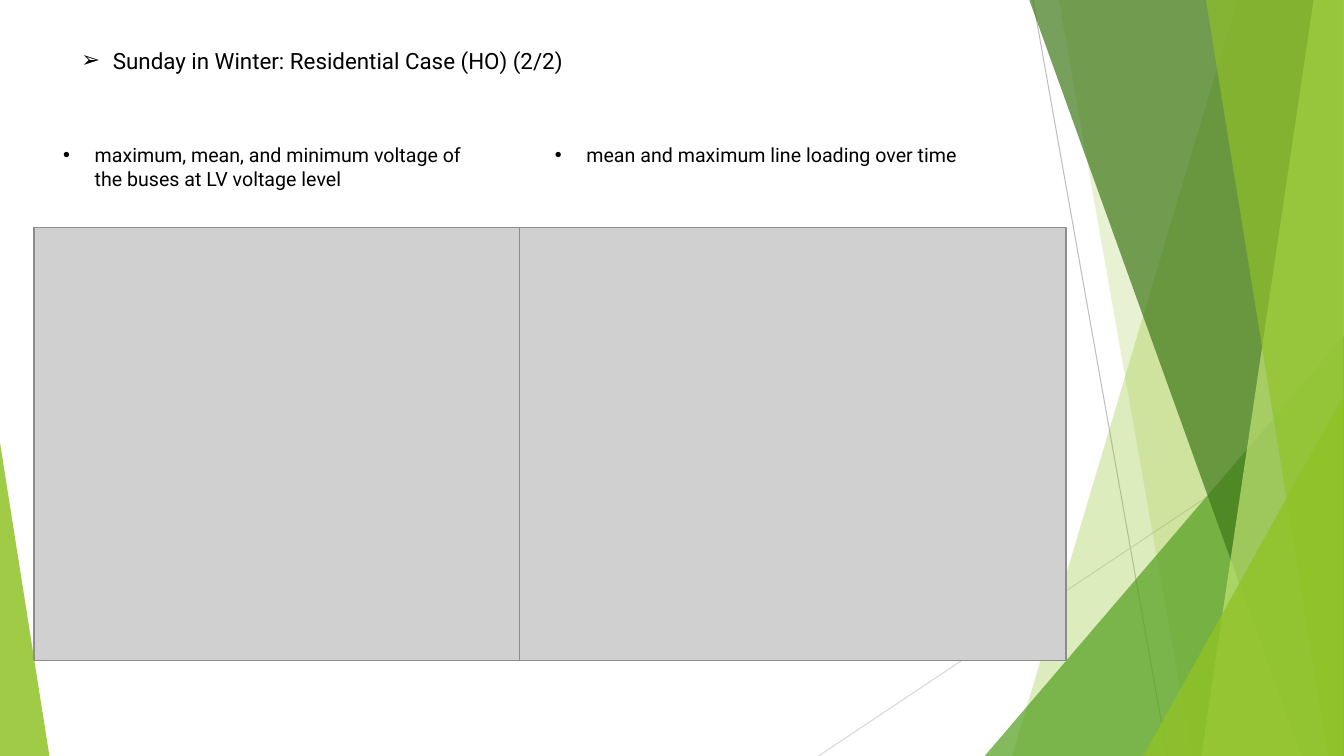
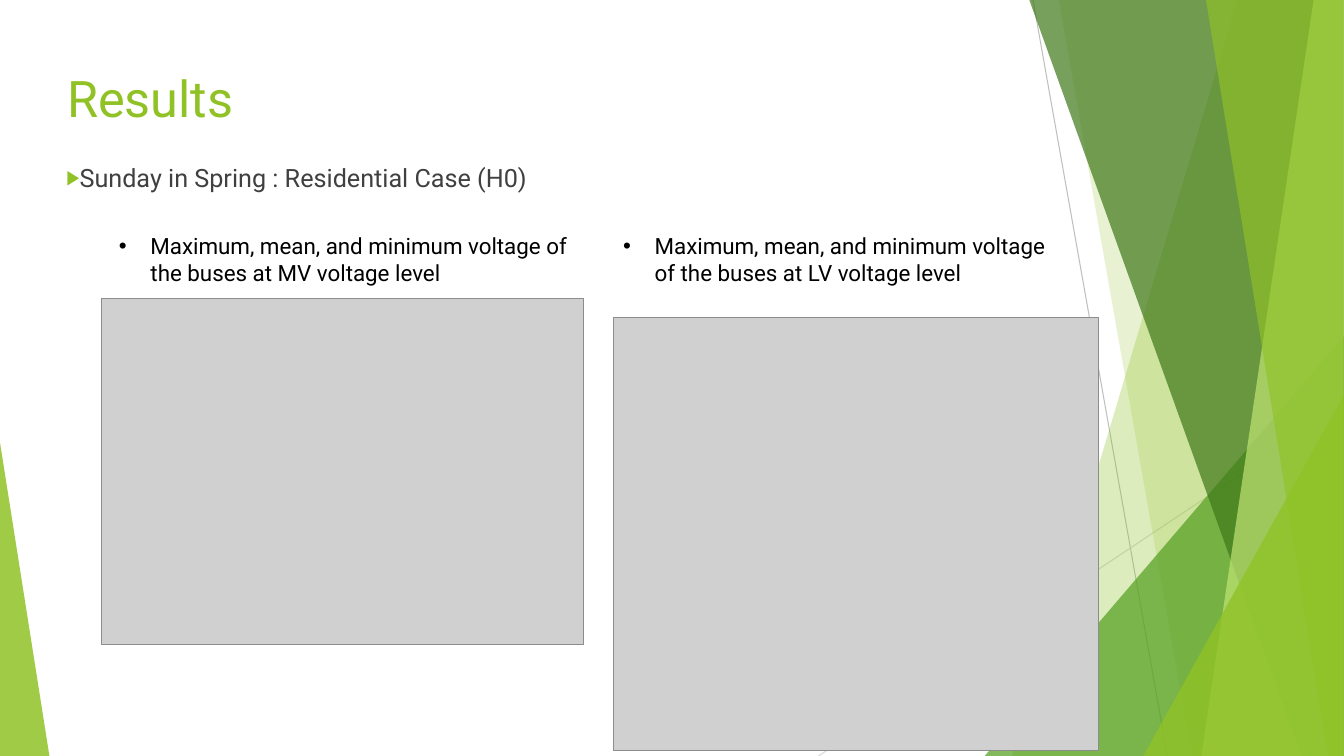
Before and after one commit to mridul2912/PSPlab22_1119250_Mridul, a slide deck: slide 16 of Eut-Project.pptx (slide 12 before the commit). Drawn at 1344x756 pixels with LibreOffice and Linux fonts; fonts in the diff are those of the drawing; grey boxes stand for pictures. Boxes give left, top, right and bottom in pixels: in the first picture for what was removed or moved away, otherwise in the second. Text is boxed around its words. In the diff, an @@ line names an element or a change of style, - is before the commit and + after.

```diff
--- a/Eut-Project.pptx
+++ b/Eut-Project.pptx
@@ text removed at <box>113,51,563,74</box> @@
-➢ Sunday in Winter: Residential Case (HO) (2/2)
@@ text added at <box>67,79,233,118</box>, 36 pt, text #90C226 @@
+Results
@@ text removed at <box>586,147,957,166</box> @@
-• mean and maximum line loading over time
@@ text added at <box>80,167,527,193</box>, 18 pt, text #404040 @@
+▶ Sunday in Spring : Residential Case (H0)
@@ text at <box>150,237,567,286</box>: text changed; size 14 to 16 pt @@
-• maximum, mean, and minimum voltage of the buses at LV voltage level
+• Maximum, mean, and minimum voltage of the buses at MV voltage level
@@ picture removed at <box>519,228,1066,661</box> @@
@@ text added at <box>655,237,1045,286</box>, 16 pt, text #000000 @@
+• Maximum, mean, and minimum voltage of the buses at LV voltage level
@@ picture added at <box>101,298,583,644</box> @@
@@ picture: place and size @@
-picture at <box>34,228,520,661</box>
+picture at <box>613,318,1099,751</box>
```
Also in this commit, not shown: 22 other slides changed, 5 slides added, 4 other files.
